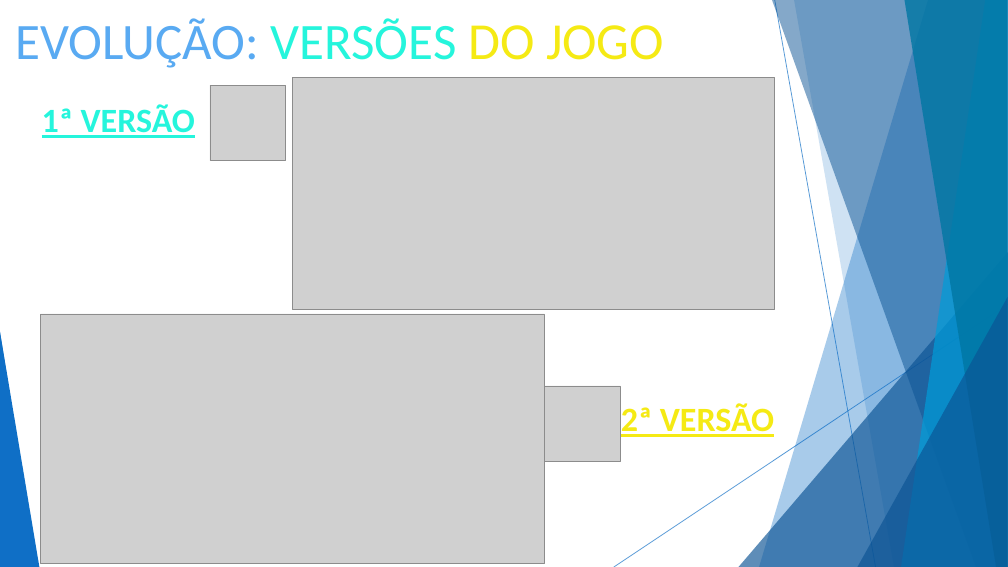
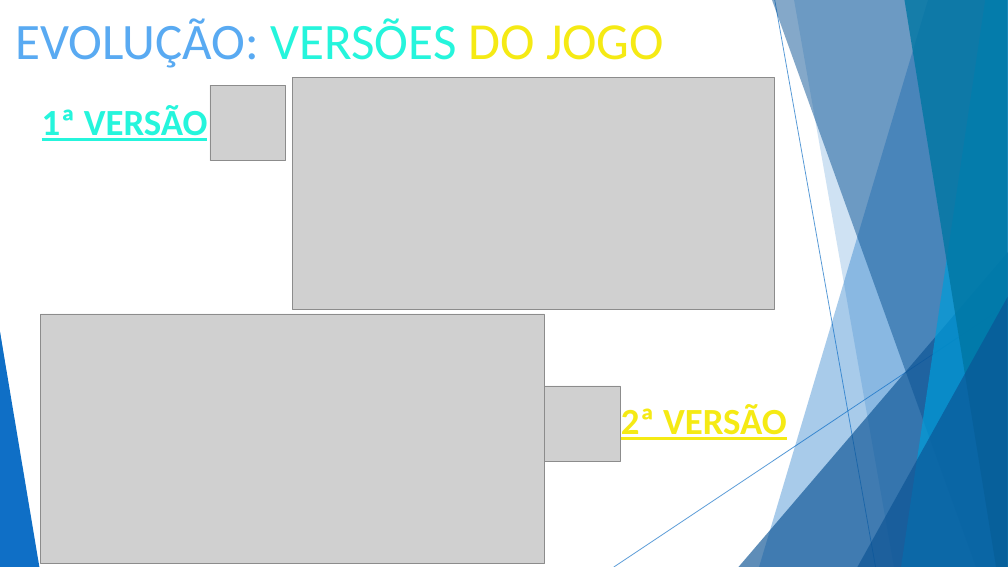
Before and after one commit to FelipeTRpo/AlphaMathcs, a slide deck: slide 8 of frontend/src/AlphaMethics.pptx (slide 7 before the commit). Drawn at 1008x567 pixels with LibreOffice and Linux fonts; fonts in the diff are those of the drawing; grey boxes stand for pictures. Boxes give left, top, right and bottom in pixels: in the first picture for what was removed or moved away, otherwise in the second. Text is boxed around its words. In the diff, an @@ line names an element or a change of style, - is before the commit and + after.

```diff
--- a/frontend/src/AlphaMethics.pptx
+++ b/frontend/src/AlphaMethics.pptx
@@ text "1ª VERSÃO" at (42,105,208,141): size 32.4 to 35.1 pt @@
@@ text "2ª VERSÃO" at (621,404,787,440): size 32.4 to 35.1 pt @@
```
Also in this commit, not shown: 3 other slides changed, 1 slide added, 1 other file.
